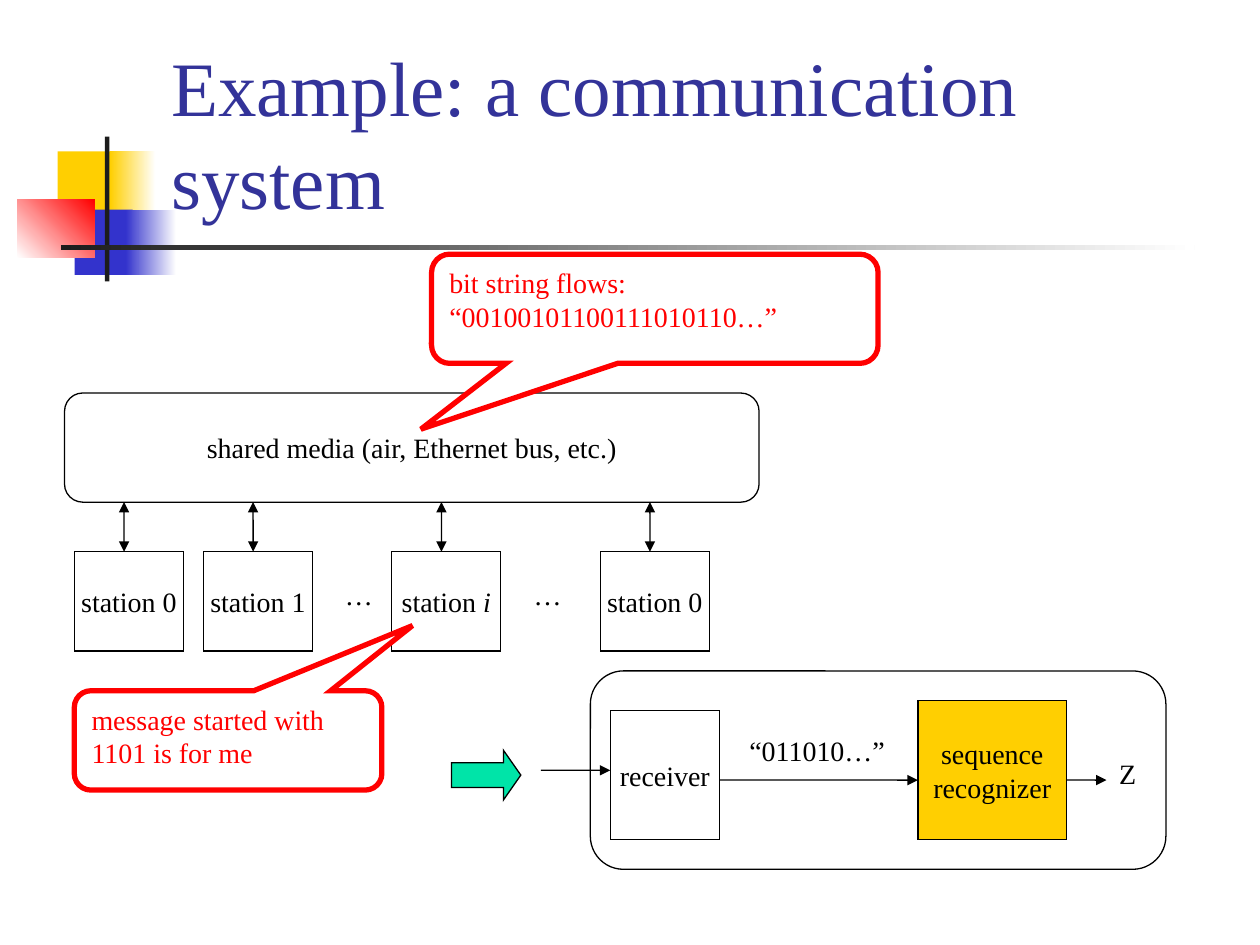
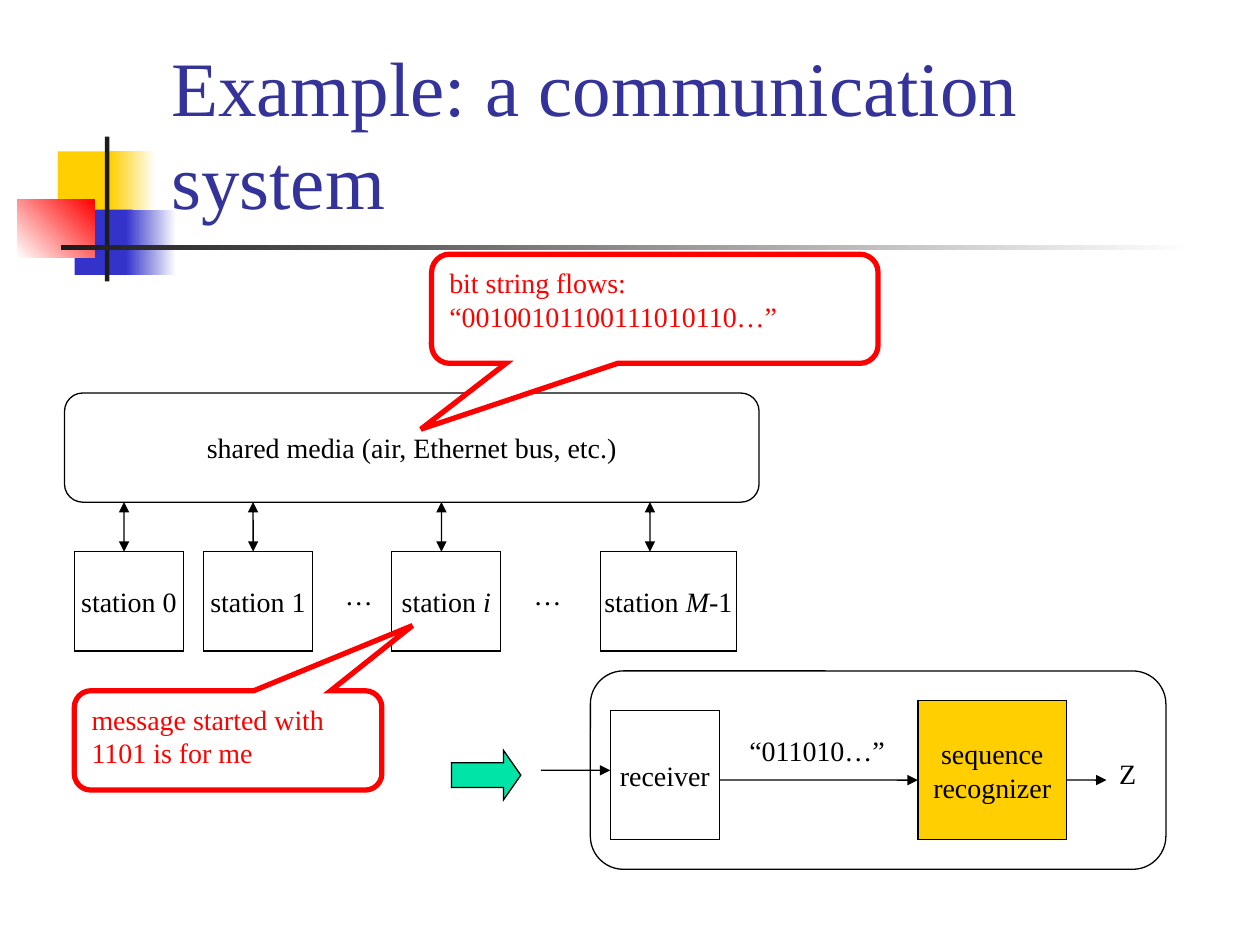
Before and after one commit to CGUSystemCourses/ComputerOrg-2015, a slide deck: slide 24 of Lectures/lec02-seq_circuit_design/lec02-seq_circuit_design.ppt. Drawn at 1260x945 pixels with LibreOffice and Linux fonts; fonts in the diff are those of the drawing. Boxes give left, top, right and bottom in pixels: in the first picture for what was removed or moved away, otherwise in the second. Text is boxed around its words. In the diff, an @@ line names an element or a change of style, - is before the commit and + after.

```diff
--- a/Lectures/lec02-seq_circuit_design/lec02-seq_circuit_design.ppt
+++ b/Lectures/lec02-seq_circuit_design/lec02-seq_circuit_design.ppt
@@ rectangle "station M-1" resized from (x1=600, y1=552, x2=709, y2=651) to (x1=600, y1=552, x2=736, y2=651) @@
@@ text in rectangle at (x1=604, y1=593, x2=733, y2=613): text changed @@
-station 0
+station M-1
```
Also in this commit, not shown: 10 other slides changed, 3 other files.
